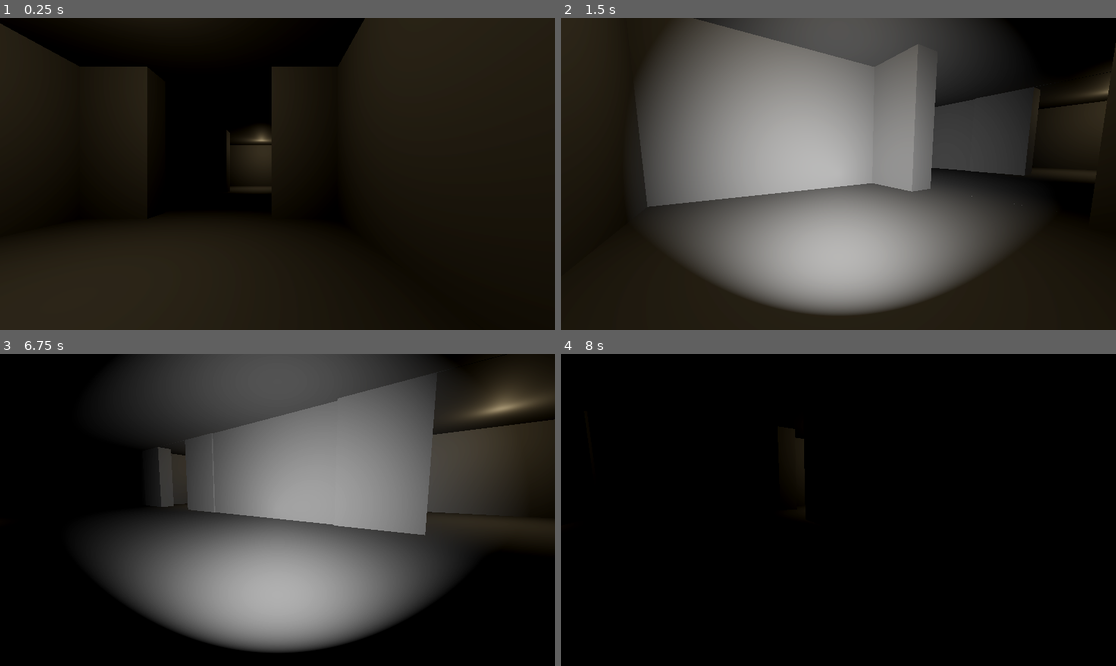
Above: before the commit, frames 1-4 (two rows, left to right).
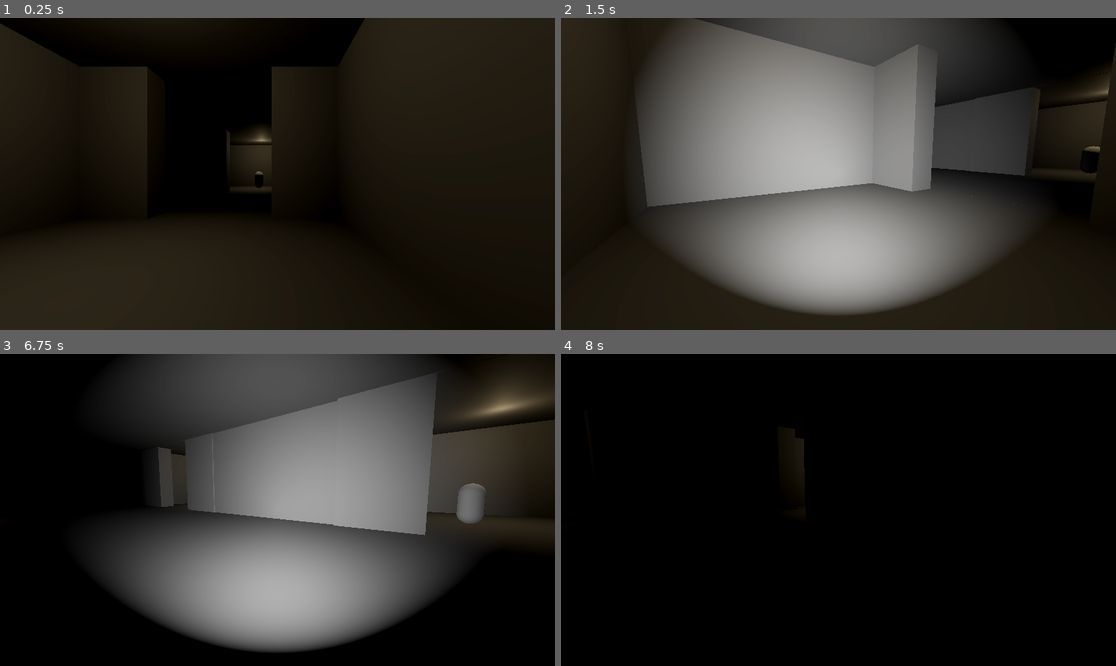
Above: after the commit, the same moments.

Repository: belovachap/project-halloween-2025
Game: Godot game, scene res://the_maze.tscn
The game is run twice, just before and just after one commit, with the same random seed, the same clock (stepped at 60 frames per second) and the same inputs.
Inputs (mouse positions are in pixels of both pictures, inside the frame that each line leads up to):
- Up to frame 1 (0.25 s): no input
- Up to frame 2 (1.5 s): tap Enter (ui_accept) at 0.5, 0.77 s; move the mouse to (960, 158) at 0.52 s; hold Right (ui_right) 0.53-1.28 s; click (960, 158) at 0.6 s; move the mouse to (810, 174) at 1.27 s; hold Up (ui_up) from 1.28 s (still down); click (810, 174) at 1.35 s
- Up to frame 3 (6.75 s): tap Enter (ui_accept) at 1.52, 3.02, 3.5, 3.77, 4.25, 4.52, 5, 5.75, 6.02 s; move the mouse to (288, 503) at 2.02 s; click (288, 503) at 2.1 s; move the mouse to (271, 516) at 2.77 s; click (271, 516) at 2.85 s; move the mouse to (316, 513) at 3.52 s; click (316, 513) at 3.6 s; move the mouse to (233, 506) at 4.27 s; click (233, 506) at 4.35 s; move the mouse to (283, 510) at 5.02 s; click (283, 510) at 5.1 s; move the mouse to (255, 503) at 5.77 s; release Up (ui_up) at 5.78 s; hold Right (ui_right) 5.78-6.53 s; click (255, 503) at 5.85 s; move the mouse to (305, 510) at 6.52 s; hold Up (ui_up) from 6.53 s (still down); click (305, 510) at 6.6 s
- Up to frame 4 (8 s): keep holding Up (ui_up); tap Enter (ui_accept) at 6.77, 7.52 s; move the mouse to (810, 510) at 7.27 s; click (810, 510) at 7.35 s

The runs differ from the first frame. In frame 1, less than 0.1% of the frame differs, in the area x 45-48%, y 49-55%; in frame 2, 0.1%; in frame 3, 0.5%, in the area x 28-88%, y 30-55%; in frame 4, less than 0.1%.

Commit message:
Checking in some work. Spooky sound from https://pixabay.com/sound-effects/spooky-scary-sound-410563/

Diff:
--- a/camera.tscn
+++ b/camera.tscn
@@ -13,6 +13,8 @@
 spot_angle = 53.57
 spot_angle_attenuation = 2.0
 
+[node name="RayCast3D" type="RayCast3D" parent="Flash"]
+
 [node name="Timer" type="Timer" parent="."]
 wait_time = 0.2
 one_shot = true
--- /dev/null
+++ b/monster.gd
@@ -0,0 +1,34 @@
+extends CharacterBody3D
+
+const SPEED = 5.0
+var angered : bool = false
+@export var player : CharacterBody3D
+
+func _physics_process(delta: float) -> void:
+	# Add the gravity.
+	if not is_on_floor():
+		velocity += get_gravity() * delta
+
+	# Get the input direction and handle the movement/deceleration.
+	# As good practice, you should replace UI actions with custom gameplay actions.
+	if angered:
+		# needs to persue the player
+		pass
+	else:
+		var direction := (transform.basis * Vector3(randf_range(-0.1, 0.1), 0, randf_range(-0.1, 0.1))).normalized()
+		if direction:
+			velocity.x = direction.x * SPEED
+			velocity.z = direction.z * SPEED
+		else:
+			velocity.x = move_toward(velocity.x, 0, SPEED)
+			velocity.z = move_toward(velocity.z, 0, SPEED)
+
+	move_and_slide()
+
+func hit_by_flash() -> void:
+	$AudioStreamPlayer3D.play()
+	angered = true
+	$AngerCooldownTimer.start()
+
+func _on_anger_cooldown_timer_timeout() -> void:
+	angered = false
--- /dev/null
+++ b/monster.tscn
@@ -0,0 +1,30 @@
+[gd_scene load_steps=6 format=3 uid="uid://fqpyygyfub8x"]
+
+[ext_resource type="Script" uid="uid://d2w35jjs7bw6j" path="res://monster.gd" id="1_s3gyj"]
+[ext_resource type="AudioStream" uid="uid://cptn0hultkca4" path="res://assets/sounds/spooky-scary-sound-410563.mp3" id="2_mrqeg"]
+
+[sub_resource type="CapsuleShape3D" id="CapsuleShape3D_c5q2p"]
+
+[sub_resource type="StandardMaterial3D" id="StandardMaterial3D_s3gyj"]
+
+[sub_resource type="CapsuleMesh" id="CapsuleMesh_mrqeg"]
+material = SubResource("StandardMaterial3D_s3gyj")
+
+[node name="Monster" type="CharacterBody3D"]
+script = ExtResource("1_s3gyj")
+
+[node name="CollisionShape3D" type="CollisionShape3D" parent="."]
+transform = Transform3D(1, 0, 0, 0, 1, 0, 0, 0, 1, 0, 1.00816, 0)
+shape = SubResource("CapsuleShape3D_c5q2p")
+
+[node name="MeshInstance3D" type="MeshInstance3D" parent="CollisionShape3D"]
+mesh = SubResource("CapsuleMesh_mrqeg")
+
+[node name="AudioStreamPlayer3D" type="AudioStreamPlayer3D" parent="."]
+stream = ExtResource("2_mrqeg")
+
+[node name="AngerCooldownTimer" type="Timer" parent="."]
+wait_time = 3.0
+one_shot = true
+
+[connection signal="timeout" from="AngerCooldownTimer" to="." method="_on_anger_cooldown_timer_timeout"]
--- a/the_maze.tscn
+++ b/the_maze.tscn
@@ -1,6 +1,7 @@
-[gd_scene load_steps=5 format=3 uid="uid://ctyd42l41f4uo"]
+[gd_scene load_steps=6 format=3 uid="uid://ctyd42l41f4uo"]
 
 [ext_resource type="PackedScene" uid="uid://bs72ogkvdd7d6" path="res://addons/proto_controller/proto_controller.tscn" id="1_ec1n3"]
+[ext_resource type="PackedScene" uid="uid://fqpyygyfub8x" path="res://monster.tscn" id="2_o6y5j"]
 
 [sub_resource type="ProceduralSkyMaterial" id="ProceduralSkyMaterial_o6y5j"]
 sky_horizon_color = Color(0.662243, 0.671743, 0.686743, 1)
@@ -114,6 +115,10 @@
 light_energy = 0.391
 omni_range = 10.2
 
+[node name="Monster" parent="Areas/TheCells/StartingCell2" node_paths=PackedStringArray("player") instance=ExtResource("2_o6y5j")]
+transform = Transform3D(1, 0, 0, 0, 1, 0, 0, 0, 1, 0, 0.597385, 0)
+player = NodePath("../../../../ProtoController")
+
 [node name="StartingCell3" type="Node3D" parent="Areas/TheCells"]
 transform = Transform3D(1, 0, 0, 0, 1, 0, 0, 0, 1, -19.9349, 0, 0)
 
@@ -158,6 +163,10 @@
 light_energy = 0.391
 omni_range = 10.2
 
+[node name="Monster" parent="Areas/TheCells/StartingCell3" node_paths=PackedStringArray("player") instance=ExtResource("2_o6y5j")]
+transform = Transform3D(1, 0, 0, 0, 1, 0, 0, 0, 1, 0, 0.545205, 0)
+player = NodePath("../../../../ProtoController")
+
 [node name="StartingCell4" type="Node3D" parent="Areas/TheCells"]
 transform = Transform3D(-0.999944, 0, -0.0105764, 0, 1, 0, 0.0105764, 0, -0.999944, -19.9349, 0, -21.5653)
 
@@ -202,6 +211,10 @@
 light_energy = 0.391
 omni_range = 10.2
 
+[node name="Monster" parent="Areas/TheCells/StartingCell4" node_paths=PackedStringArray("player") instance=ExtResource("2_o6y5j")]
+transform = Transform3D(1, 0, 0, 0, 1, 0, 0, 0, 1, 0, 0.461893, 0)
+player = NodePath("../../../../ProtoController")
+
 [node name="StartingCell5" type="Node3D" parent="Areas/TheCells"]
 transform = Transform3D(-0.999944, 0, -0.0105764, 0, 1, 0, 0.0105764, 0, -0.999944, 1.10145, 0, -21.5653)
 
@@ -246,6 +259,10 @@
 light_energy = 0.391
 omni_range = 10.2
 
+[node name="Monster" parent="Areas/TheCells/StartingCell5" node_paths=PackedStringArray("player") instance=ExtResource("2_o6y5j")]
+transform = Transform3D(1, 0, 0, 0, 1, 0, 0, 0, 1, 0, 0.486297, 0)
+player = NodePath("../../../../ProtoController")
+
 [node name="StartingCell6" type="Node3D" parent="Areas/TheCells"]
 transform = Transform3D(-0.999944, 0, -0.0105764, 0, 1, 0, 0.0105764, 0, -0.999944, 19.7304, 0, -21.5653)
 
@@ -290,6 +307,10 @@
 light_energy = 0.391
 omni_range = 10.2
 
+[node name="Monster" parent="Areas/TheCells/StartingCell6" node_paths=PackedStringArray("player") instance=ExtResource("2_o6y5j")]
+transform = Transform3D(1, 0, 0, 0, 1, 0, 0, 0, 1, 0, 0.561155, 0)
+player = NodePath("../../../../ProtoController")
+
 [node name="Hallway" type="Node3D" parent="Areas/TheCells"]
 
 [node name="CSGBox3D8" type="CSGBox3D" parent="Areas/TheCells/Hallway"]
Not shown, added: assets/sounds/spooky-scary-sound-410563.mp3.import
Not shown, added: monster.gd.uid
Not shown, added: assets/sounds/spooky-scary-sound-410563.mp3
